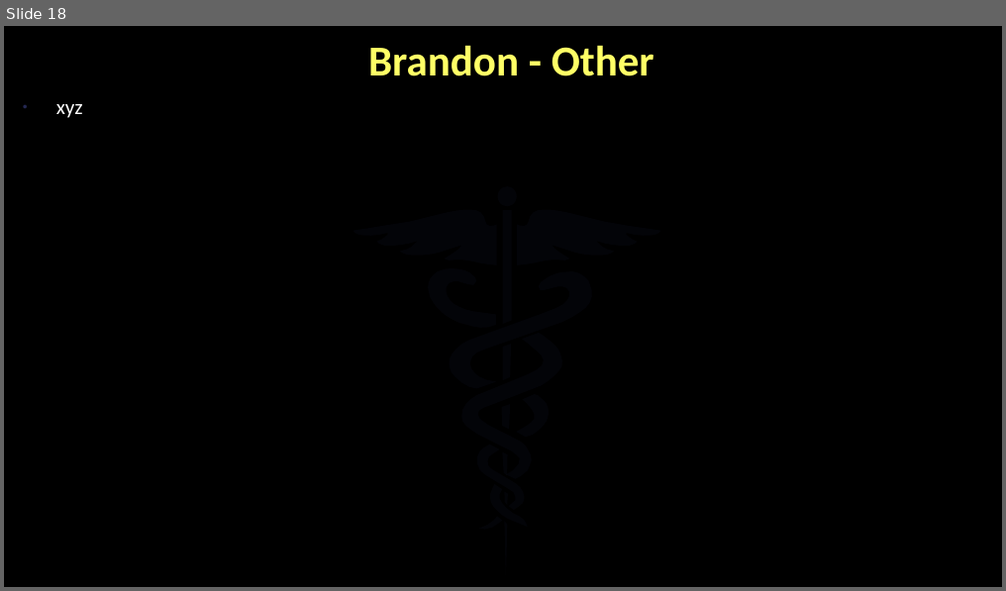
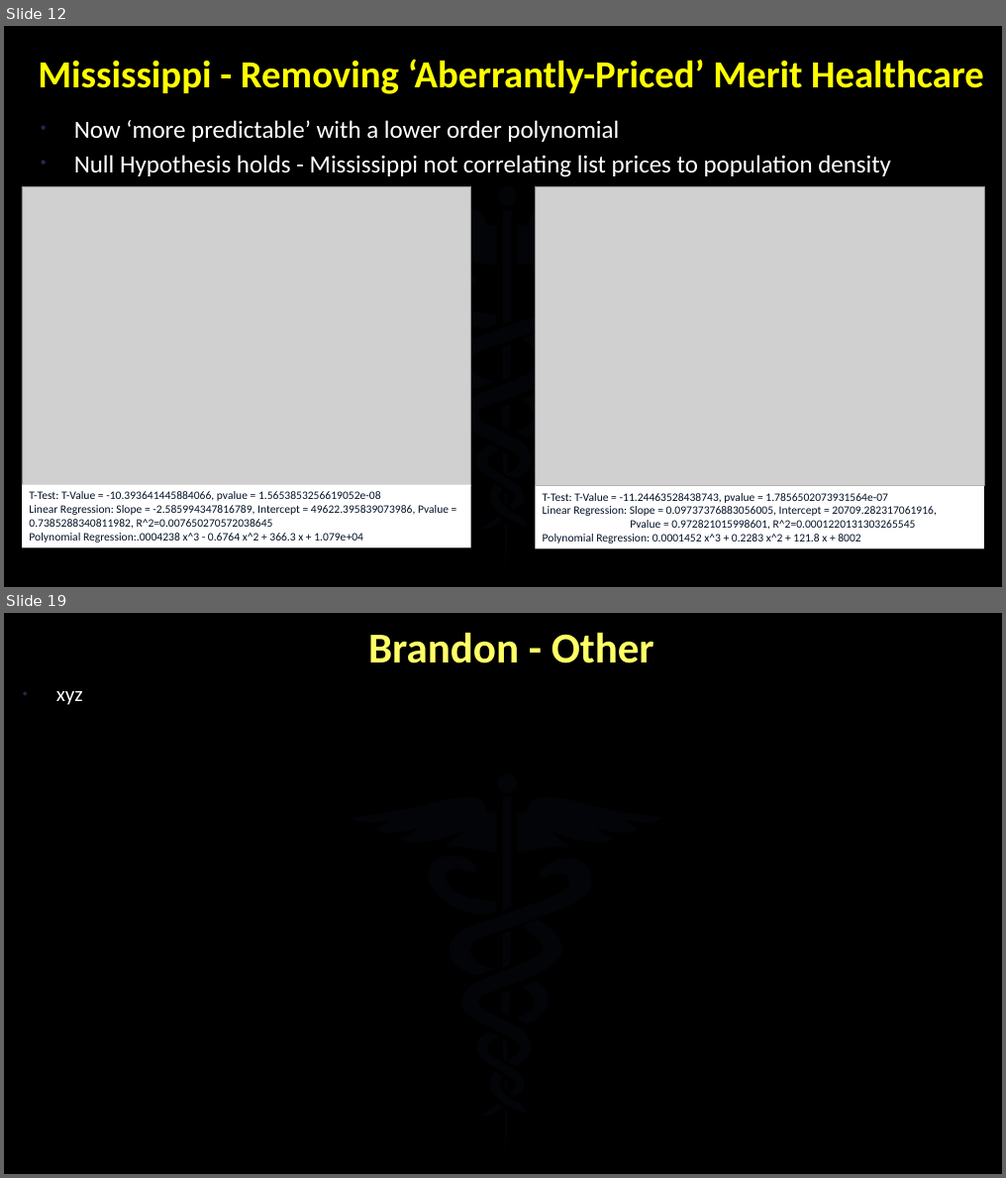
Before and after one commit to BrandinO771/viper_proj_1, a slide deck: _PRESENTATION/healthcare_cost_consitency3.pptx. Shown one above the other, each under a label of ours: slide 18 before the commit, slides 12 and 19 after it; the slides between them are not shown. The pictures are 1006x591 and 1006x1178 pixels, drawn with LibreOffice and Linux fonts; fonts in the diff are those of the drawing; grey boxes stand for pictures; background and template pictures are left out. Boxes give left, top, right and bottom in pixels: in the first picture for what was removed or moved away, otherwise in the second. Text is boxed around its words. In the diff, an @@ line names an element or a change of style, - is before the commit and + after.

```diff
--- a/_PRESENTATION/healthcare_cost_consitency3.pptx
+++ b/_PRESENTATION/healthcare_cost_consitency3.pptx
@@ slide 12 added at [4,26,1002,587], background picture (left out); not listed: 16 template elements that a slide beside it also shows @@
@@ title added at [38,59,984,94], 36.9 pt, text #FFFF00, bold @@
+Mississippi - Removing ‘Aberrantly-Priced’ Merit Healthcare
@@ text added at [74,120,891,177], 23.8 pt, text #FFFFFF @@
+• Now ‘more predictable’ with a lower order polynomial
+• Null Hypothesis holds - Mississippi not correlating list prices to population density
@@ picture added at [22,187,471,486] @@
@@ picture added at [535,187,984,486] @@
@@ rectangle added at [22,485,471,548], fill #FFFFFF, 11 pt, text #031227 @@
+T-Test: T-Value = -10.393641445884066, pvalue = 1.5653853256619052e-08
+Linear Regression: Slope = -2.585994347816789, Intercept = 49622.395839073986, Pvalue = 0.7385288340811982, R^2=0.007650270572038645
+Polynomial Regression:.0004238 x^3 - 0.6764 x^2 + 366.3 x + 1.079e+04
@@ rectangle added at [535,486,984,550], fill #FFFFFF, 11 pt, text #031227 @@
+T-Test: T-Value = -11.24463528438743, pvalue = 1.7856502073931564e-07
+Linear Regression: Slope = 0.09737376883056005, Intercept = 20709.282317061916,
+Pvalue = 0.972821015998601, R^2=0.0001220131303265545
+Polynomial Regression: 0.0001452 x^3 + 0.2283 x^2 + 121.8 x + 8002
@@ what was slide 18 is now slide 19 @@
```
Also in this commit, not shown: 9 slides changed, 1 other slide added, 1 slide removed, 43 other files.
